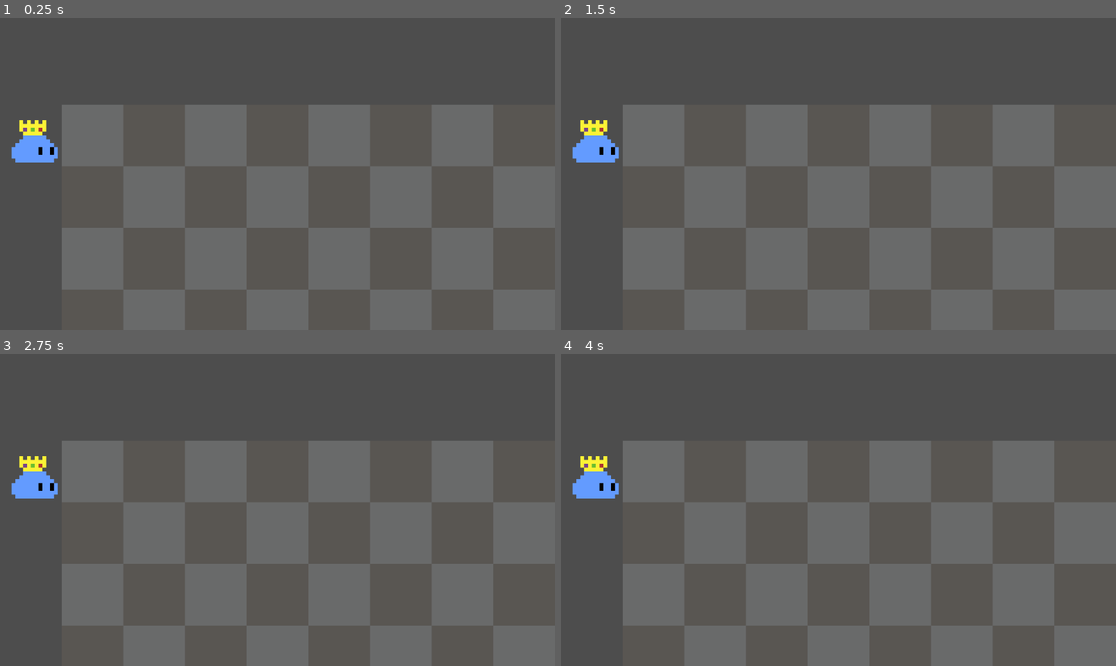
Above: before the commit, frames 1-4 (two rows, left to right).
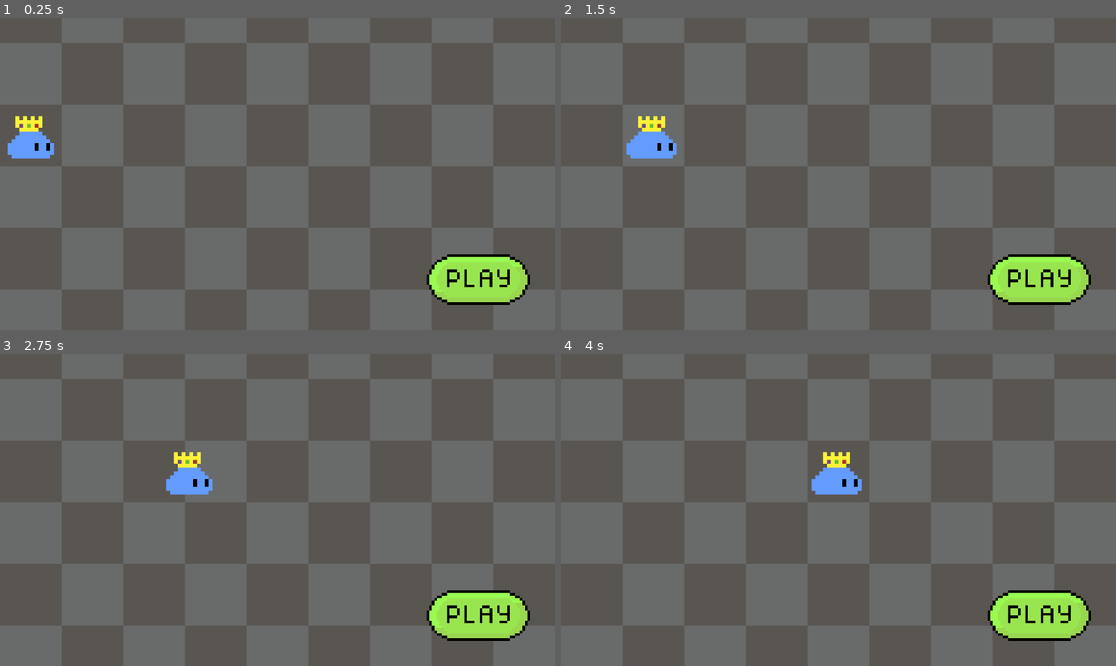
Above: after the commit, the same moments.

Repository: namuuu/GodotFirstTest
Game: Godot game, scene res://Scenes/test.tscn
The game is run twice, just before and just after one commit, with the same random seed, the same clock (stepped at 60 frames per second) and the same inputs.
Inputs (mouse positions are in pixels of both pictures, inside the frame that each line leads up to):
- Up to frame 1 (0.25 s): no input
- Up to frame 2 (1.5 s): click (1038, 286) at 0.52 s; tap Enter (ui_accept) at 1.25 s; hold Right (ui_right) from 1.28 s (still down)
- Up to frame 3 (2.75 s): keep holding Right (ui_right); tap Enter (ui_accept) at 1.52, 2.27 s
- Up to frame 4 (4 s): release Right (ui_right) at 2.78 s; hold Left (ui_left) 2.78-3.53 s; tap Enter (ui_accept) at 3.5, 3.77 s; hold Right (ui_right) from 3.53 s (still down)

The runs differ from the first frame. In frame 1, 21% of the frame differs, in the area x 0-100%, y 0-100%; in frame 2, 22%; in frame 3, 22%; in frame 4, 22%.

Commit message:
feat: watching tiles

Diff:
--- a/Character/character.tscn
+++ b/Character/character.tscn
@@ -17,6 +17,5 @@
 frame_progress = 0.18537
 
 [node name="CollisionShape2D" type="CollisionShape2D" parent="."]
-position = Vector2(-1, -1)
 shape = SubResource("RectangleShape2D_nwtvh")
 disabled = true
--- /dev/null
+++ b/Data/level01.json
@@ -0,0 +1,3 @@
+{
+	"data": "data"
+}
--- a/Scenes/test.tscn
+++ b/Scenes/test.tscn
@@ -1,10 +1,8 @@
-[gd_scene load_steps=8 format=3 uid="uid://ddlyuwaxw0t23"]
+[gd_scene load_steps=6 format=3 uid="uid://ddlyuwaxw0t23"]
 
 [ext_resource type="Texture2D" uid="uid://b0xl80644jxlb" path="res://Assets/sol.png" id="1_8od7v"]
-[ext_resource type="Script" path="res://Scripts/LevelScript.gd" id="1_ys1qc"]
 [ext_resource type="PackedScene" uid="uid://8mlbt4h4t0yi" path="res://Character/character.tscn" id="2_qc4db"]
-[ext_resource type="Script" uid="uid://mkcmoebp41ly" path="res://Scripts/CharacterScript.gd" id="4_ys1qc"]
-[ext_resource type="PackedScene" uid="uid://cwfybatvyuqci" path="res://UI/GameUI.tscn" id="5_35xla"]
+[ext_resource type="PackedScene" uid="uid://dfnlkgorib667" path="res://UI/GameUI.tscn" id="5_35xla"]
 
 [sub_resource type="TileSetAtlasSource" id="TileSetAtlasSource_ys1qc"]
 texture = ExtResource("1_8od7v")
@@ -15,24 +13,25 @@
 sources/0 = SubResource("TileSetAtlasSource_ys1qc")
 
 [node name="TestScene" type="Node2D"]
-script = ExtResource("1_ys1qc")
 metadata/LevelSize = Vector2(5, 6)
 metadata/LevelOrigin = Vector2(0, 0)
 
-[node name="TileMap" type="TileMap" parent="."]
-position = Vector2(16, 80)
+[node name="GroundTileMap" type="TileMap" parent="."]
 tile_set = SubResource("TileSet_35xla")
 format = 2
 layer_0/tile_data = PackedInt32Array(0, 0, 0, -1, 0, 0, 65535, 65536, 0, -65536, 65536, 0, -65535, 0, 0, 1, 65536, 0, - …(2198 unchanged characters)…
 
 [node name="CharacterBody2D" parent="." instance=ExtResource("2_qc4db")]
-position = Vector2(-7, 9)
+position = Vector2(-8, 8)
 up_direction = Vector2(0, 1)
-script = ExtResource("4_ys1qc")
-motion_mode = 1
 
 [node name="Camera2D" type="Camera2D" parent="."]
 position = Vector2(56, 18)
 zoom = Vector2(8, 8)
 
-[node name="GameUi" parent="." instance=ExtResource("5_35xla")]
+[node name="GameUi" parent="Camera2D" instance=ExtResource("5_35xla")]
+offset_left = -72.0
+offset_top = -42.0
+offset_right = -72.0
+offset_bottom = -42.0
+scale = Vector2(0.12, 0.12)
--- a/Scripts/CharacterScript.gd
+++ b/Scripts/CharacterScript.gd
@@ -1,21 +1,61 @@
 extends CharacterBody2D
+
+# Data
 @onready var animated_sprite: AnimatedSprite2D = $AnimatedSprite2D
+var animation_speed: float = 50
+var direction: Vector2i = Vector2i.RIGHT
+
+# Info variables
 var go = false
 var goal
-var SPEED = 50
 
 func _process(delta: float) -> void:
 	if Global.advance == true:
 		go = true
 		Global.isReadyToAdvance.set("characterReady", false)
-		goal = Vector2(position.x + 16, position.y + 0)
+
+		# Set goal corresponding to obstacle
+		match Level.getTileInfo(seeForward().x, seeForward().y):
+			Level.OBSTACLE_TYPE.WALL:
+				goal = position
+			Level.OBSTACLE_TYPE.NONE:
+				goal = Vector2(position.x + (16 * direction.x), position.y + (16 * direction.y))
 
 	if go == true:
-		#print("J'avance!")
-		animated_sprite.play('move_right')
-		position = position.move_toward(goal, SPEED * delta)
+		position = position.move_toward(goal, animation_speed * delta)
+		playMoveAnimation()
 
+		# Check if we attained the goal
 		if(position.x == goal.x && position.y == goal.y):
 			go = false
-			animated_sprite.play("right")
+			playStandingAnimation()
 			Global.isReadyToAdvance.set("characterReady", true)
+
+func getPosition() -> Vector2i:
+	return Vector2((position.x + 8)/16, (position.y + 8)/16)
+
+
+func playStandingAnimation():
+	match direction:
+		Vector2i.RIGHT:
+			animated_sprite.play('right')
+		Vector2i.LEFT:
+			animated_sprite.play("left")
+		Vector2i.UP:
+			animated_sprite.play("up")
+		Vector2i.DOWN:
+			animated_sprite.play("down")
+
+func playMoveAnimation():
+	match direction:
+		Vector2i.RIGHT:
+			animated_sprite.play('move_right')
+		Vector2i.LEFT:
+			animated_sprite.play("move_left")
+		Vector2i.UP:
+			animated_sprite.play("move_up")
+		Vector2i.DOWN:
+			animated_sprite.play("move_down")
+
+func seeForward():
+	return Vector2(getPosition().x + direction.x, getPosition().y + direction.y)
--- a/Scripts/LevelScript.gd
+++ b/Scripts/LevelScript.gd
@@ -1,16 +1,26 @@
 extends Node
 
 func _ready() -> void:
-	var levelSize = get_meta("LevelSize")
+	var levelSize = get_tree().current_scene.get_meta("LevelSize")
 	print(levelSize)
 
-func getTileInfo(x: int, y: int):
+func getOrigin() -> Vector2:
+	return get_tree().current_scene.get_meta("LevelOrigin")
 
-	if (x < get_meta("LevelOrigin").x || y < get_meta("LevelOrigin").y) :
+func getSize() -> Vector2:
+	return get_tree().current_scene.get_meta("LevelSize")
+
+func getTileInfo(x: int, y: int) -> int:
+	if (x < getOrigin().x || y < getOrigin().y) :
 		return OBSTACLE_TYPE.WALL
 
-	if (x > get_meta("LevelOrigin").x + get_meta("LevelSize").x || y > get_meta("LevelOrigin").y + get_meta("LevelSize").y):
+	if (x > getOrigin().x + getSize().x || y > getOrigin().y + getSize().y):
 		return OBSTACLE_TYPE.WALL
+
+	return OBSTACLE_TYPE.NONE
+
+func getTileType(x: int, y: int):
+	return Level.OBSTACLE_TYPE.find_key(getTileInfo(x, y))
 
 enum OBSTACLE_TYPE {
 	NONE,
--- a/project.godot
+++ b/project.godot
@@ -18,6 +18,7 @@
 [autoload]
 
 Global="*res://Scripts/GlobalScript.gd"
+Level="*res://Scripts/LevelScript.gd"
 
 [rendering]
 
Not shown: 1 places in UI/GameUI.tscn that only renumber resources
